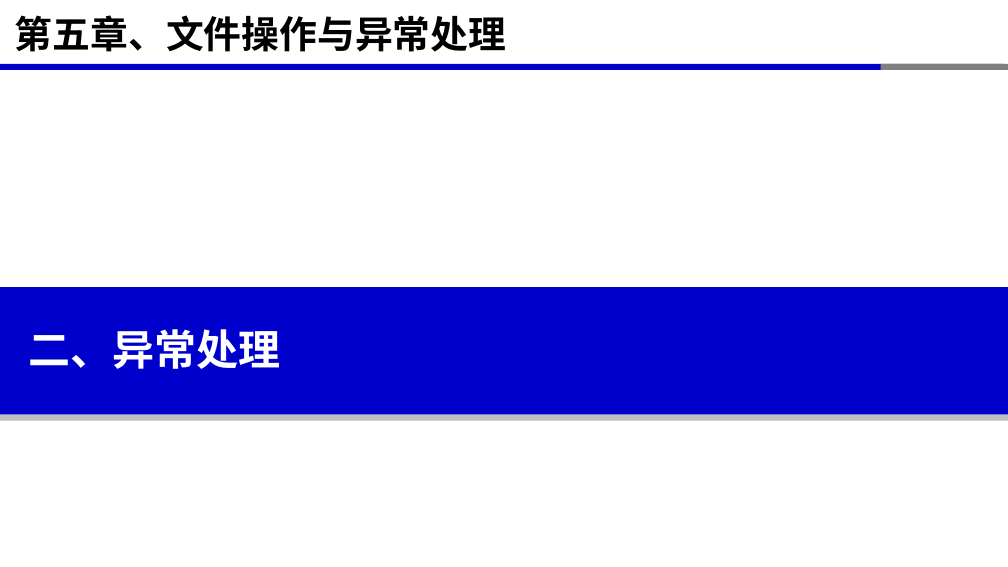
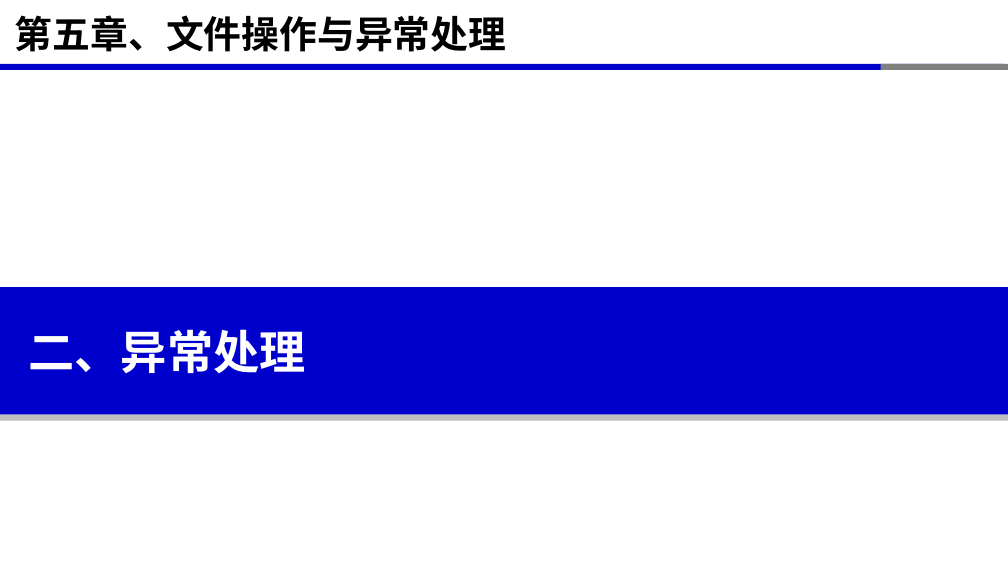
Before and after one commit to xinluo2018/programming-basics, a slide deck: slide 10 of 第5章-文件操作与异常处理/第5章-文件操作与异常处理.pptx. Drawn at 1008x567 pixels with LibreOffice and Linux fonts; fonts in the diff are those of the drawing. Boxes give left, top, right and bottom in pixels: in the first picture for what was removed or moved away, otherwise in the second. Text is boxed around its words. In the diff, an @@ line names an element or a change of style, - is before the commit and + after.

```diff
--- a/第5章-文件操作与异常处理/第5章-文件操作与异常处理.pptx
+++ b/第5章-文件操作与异常处理/第5章-文件操作与异常处理.pptx
@@ text "二、异常处理" at (28, 329, 305, 373): size 40 to 44 pt @@
```
Also in this commit, not shown: 6 other slides changed, 11 other files.
